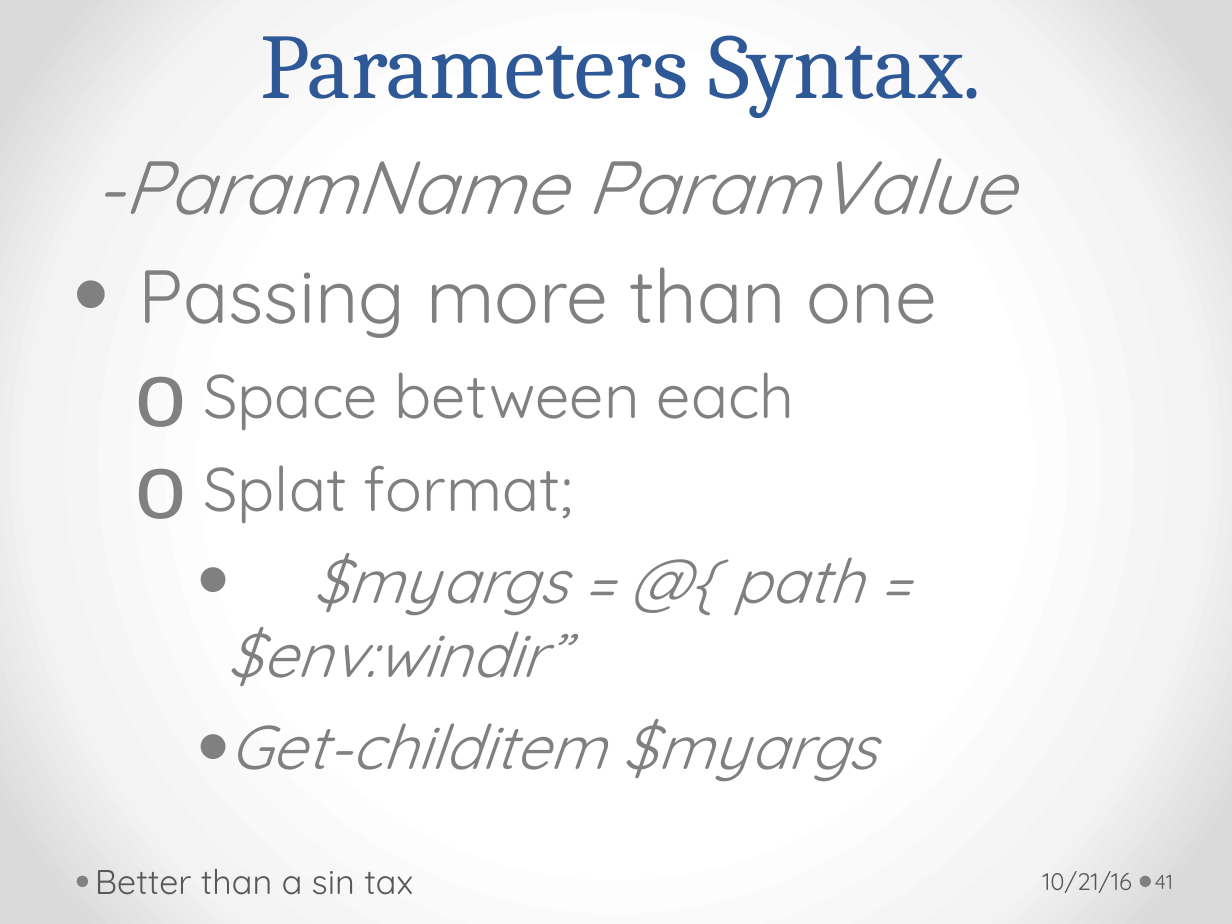
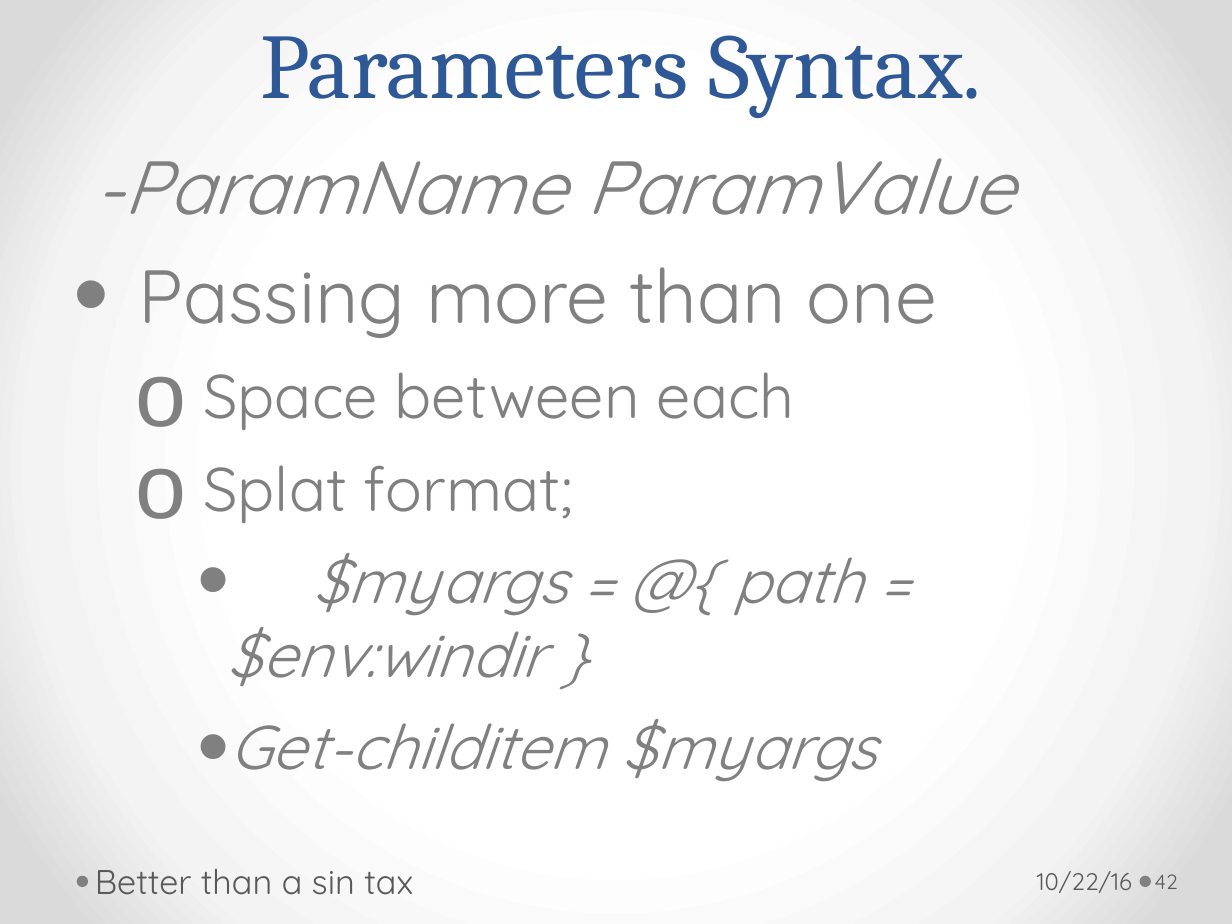
Before and after one commit to git-oaktree/bsidesdc, a slide deck: slide 42 of PowerShell_DC_V1.pptx (slide 41 before the commit). Drawn at 1232x924 pixels with LibreOffice and Linux fonts; fonts in the diff are those of the drawing. Boxes give left, top, right and bottom in pixels: in the first picture for what was removed or moved away, otherwise in the second. Text is boxed around its words. In the diff, an @@ line names an element or a change of style, - is before the commit and + after.

```diff
--- a/PowerShell_DC_V1.pptx
+++ b/PowerShell_DC_V1.pptx
@@ text at [228, 553, 864, 686]: text changed @@
-    • $myargs = @{ path = $env:windir”
+    • $myargs = @{ path = $env:windir }
@@ text at [1037, 871, 1132, 893]: text changed @@
-10/21/16
+10/22/16
@@ page number at [1155, 874, 1178, 889]: text changed @@
-41
+42
```
Also in this commit, not shown: 109 other slides changed, 1 slide added.
